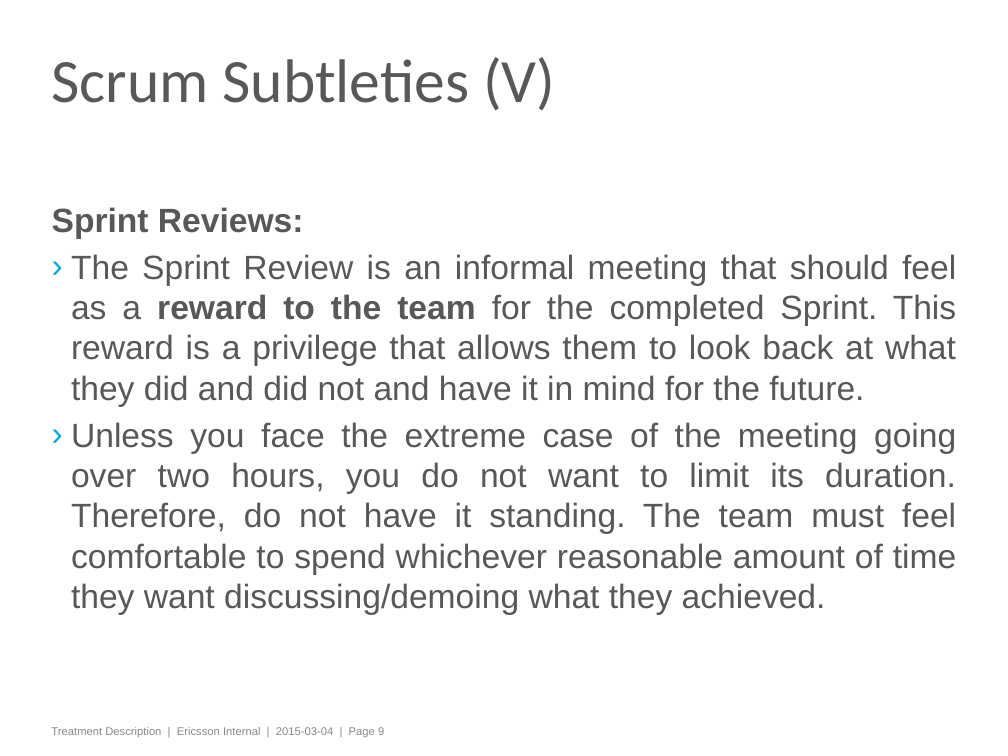
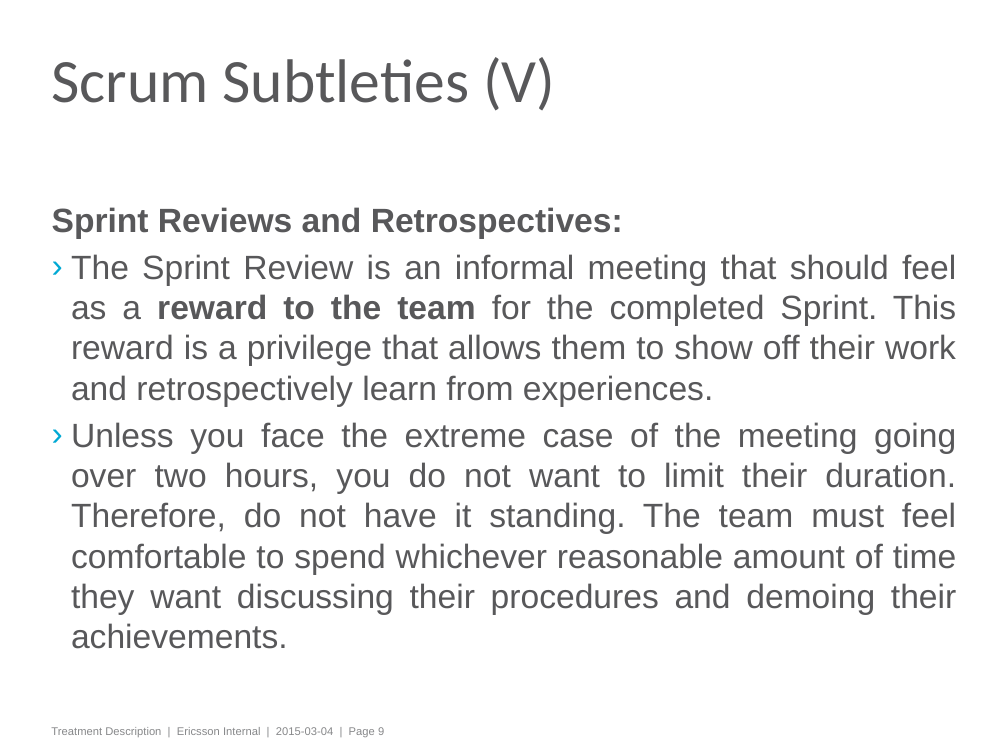
Before and after one commit to stoyicker/thesis-tex, a slide deck: slide 9 of Presentation material/treatment_guidelines_sm.pptx. Drawn at 1008x756 pixels with LibreOffice and Linux fonts; fonts in the diff are those of the drawing; background and template pictures are left out. Boxes give left, top, right and bottom in pixels: in the first picture for what was removed or moved away, otherwise in the second. Text is boxed around its words. In the diff, an @@ line names an element or a change of style, - is before the commit and + after.

Commit message:
Before meeting Mikael

```diff
--- a/Presentation material/treatment_guidelines_sm.pptx
+++ b/Presentation material/treatment_guidelines_sm.pptx
@@ text at box(52, 207, 956, 615): text changed @@
-Sprint Reviews:
-› The Sprint Review is an informal meeting that should feel as a reward to the team for the completed Sprint. This reward is a privilege that allows them to look back at what they did and did not and have it in mind for the future.
-› Unless you face the extreme case of the meeting going over two hours, you do not want to limit its duration. Therefore, do not have it standing. The team must feel comfortable to spend whichever reasonable amount of time they want discussing/demoing what they achieved.
+Sprint Reviews and Retrospectives:
+› The Sprint Review is an informal meeting that should feel as a reward to the team for the completed Sprint. This reward is a privilege that allows them to show off their work and retrospectively learn from experiences.
+› Unless you face the extreme case of the meeting going over two hours, you do not want to limit their duration. Therefore, do not have it standing. The team must feel comfortable to spend whichever reasonable amount of time they want discussing their procedures and demoing their achievements.
```
Also in this commit, not shown: 2 other files.
